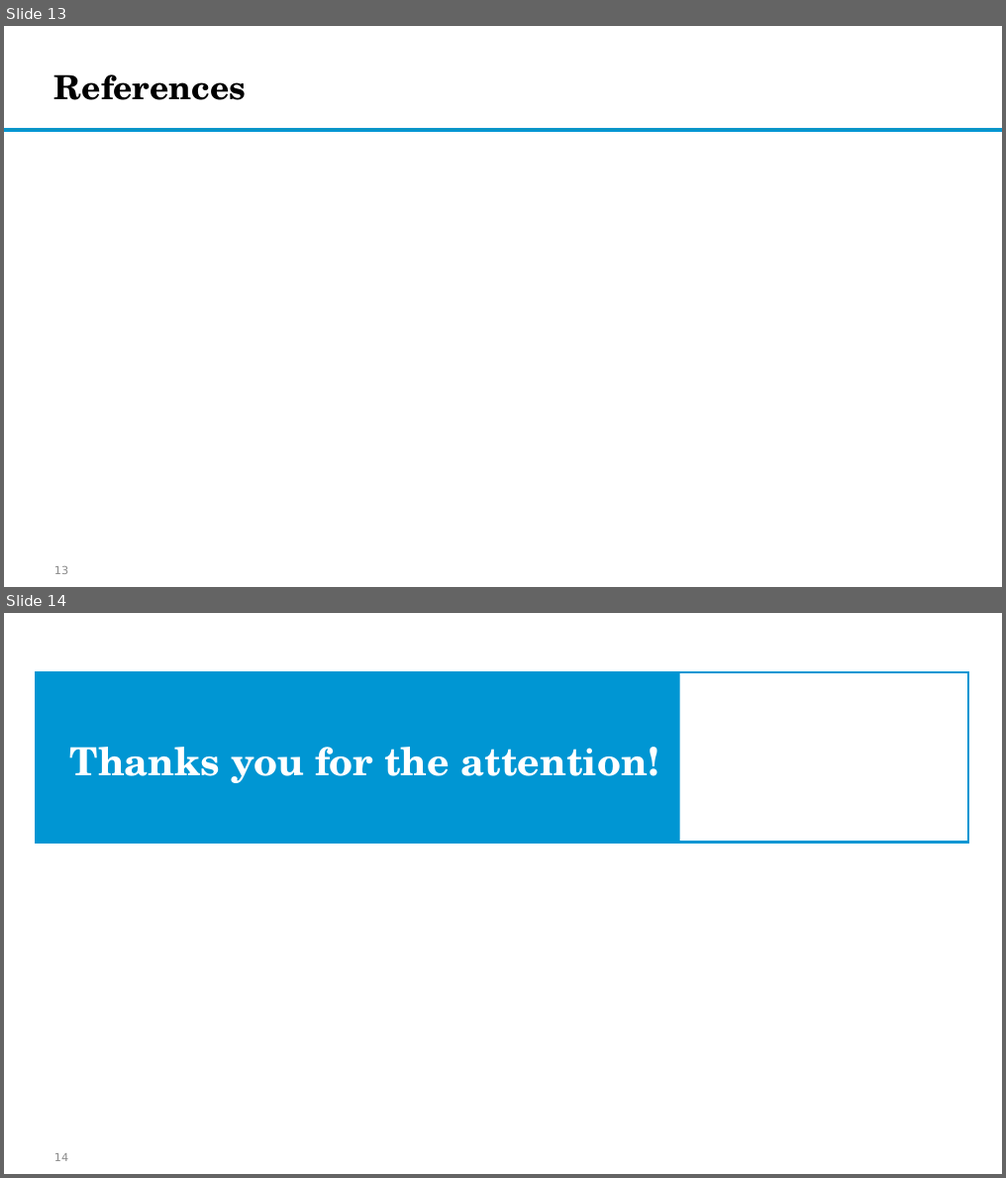
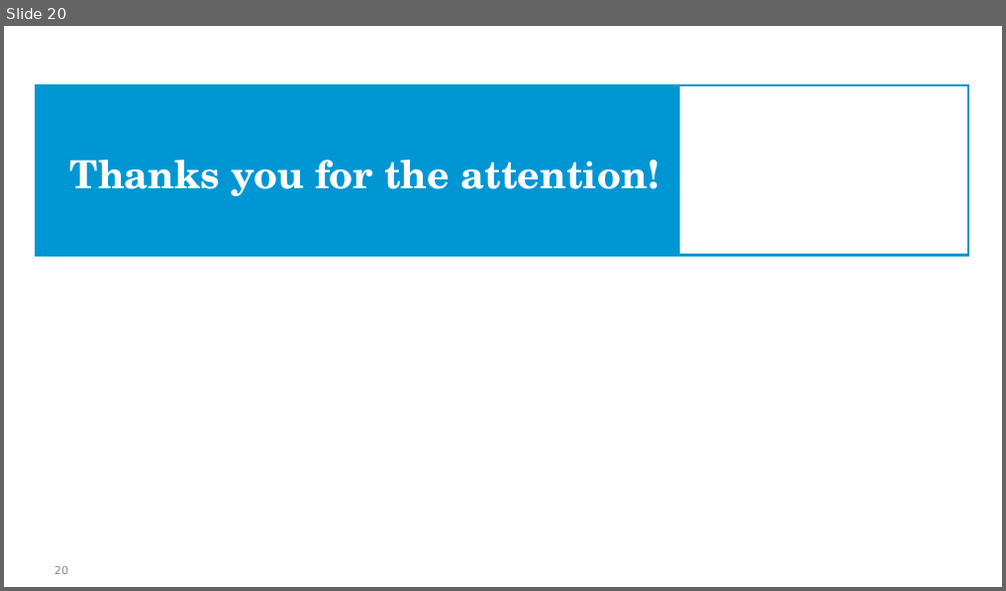
Before and after one commit to EliaDG/EU-Core-Periphery-Division-in-the-wake-of-Deglobalization, a slide deck: 03_final_data/Global Imbalances and Core-Periphery Model in the EU.pptx. Shown one above the other, each under a label of ours: slides 13 and 14 before the commit, slide 20 after it. The pictures are 1006x1178 and 1006x591 pixels, drawn with LibreOffice and Linux fonts; fonts in the diff are those of the drawing; background and template pictures are left out. Boxes give left, top, right and bottom in pixels: in the first picture for what was removed or moved away, otherwise in the second. Text is boxed around its words. In the diff, an @@ line names an element or a change of style, - is before the commit and + after.

```diff
--- a/03_final_data/Global Imbalances and Core-Periphery Model in the EU.pptx
+++ b/03_final_data/Global Imbalances and Core-Periphery Model in the EU.pptx
@@ slide 13 removed at bbox=[4, 26, 1002, 587], background #FFFFFF @@
@@ title removed at bbox=[54, 75, 247, 100] @@
-References
@@ rectangle removed at bbox=[4, 129, 1002, 131] @@
@@ page number removed at bbox=[54, 567, 68, 574] @@
-13
@@ what was slide 14 is now slide 20 @@
@@ page number at bbox=[54, 567, 68, 574]: text changed @@
-14
+20
```
Also in this commit, not shown: 6 slides changed, 17 slides added, 6 other slides removed, 11 other files.
